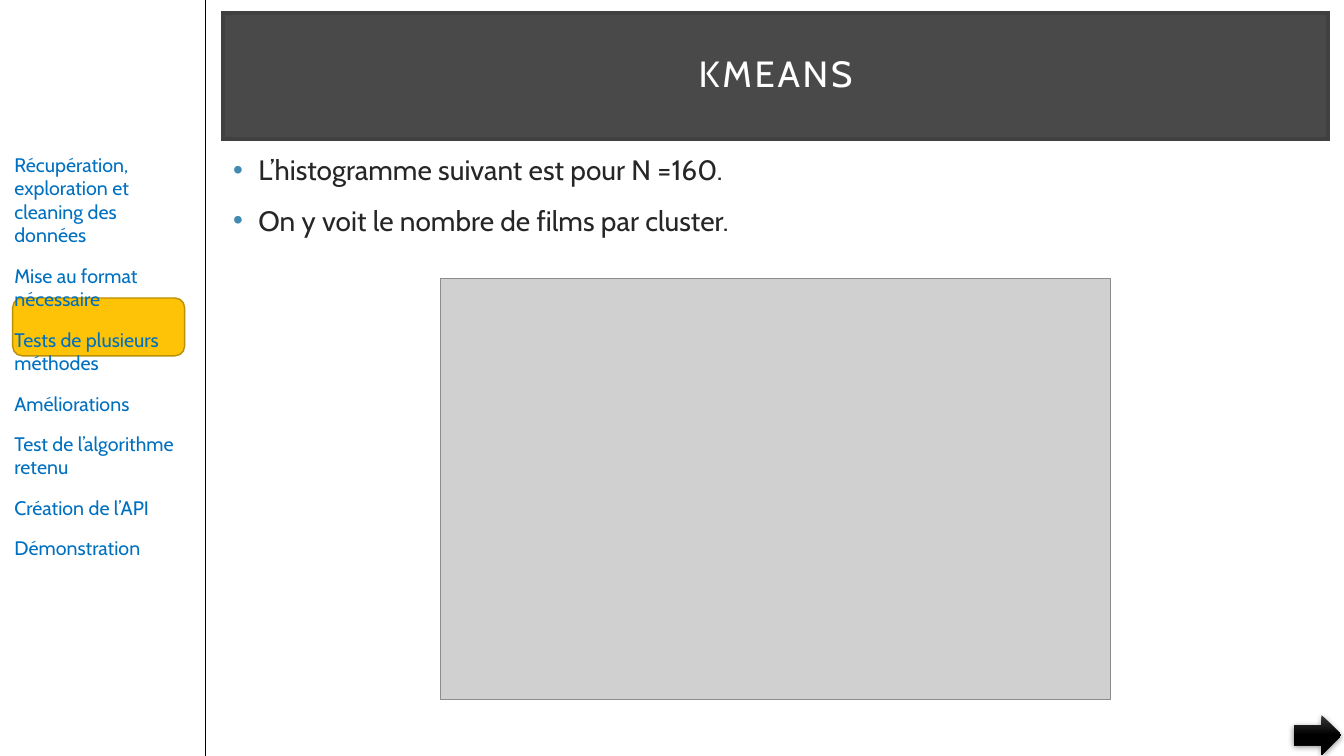
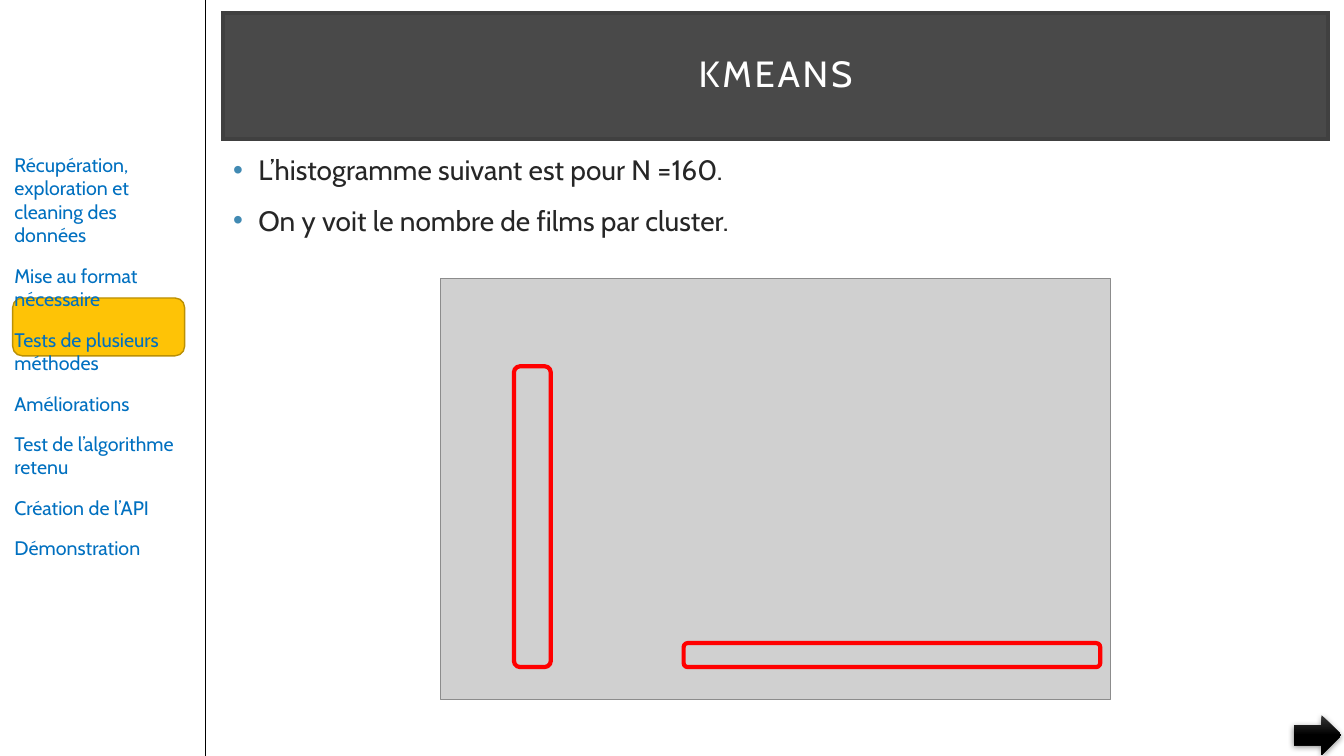
Before and after one commit to pfroide/python, a slide deck: slide 18 of Projet_3/p3.pptx (slide 17 before the commit). Drawn at 1344x756 pixels with LibreOffice and Linux fonts; fonts in the diff are those of the drawing; grey boxes stand for pictures. Boxes give left, top, right and bottom in pixels: in the first picture for what was removed or moved away, otherwise in the second. Text is boxed around its words. In the diff, an @@ line names an element or a change of style, - is before the commit and + after.

```diff
--- a/Projet_3/p3.pptx
+++ b/Projet_3/p3.pptx
@@ rounded rectangle added at (514, 366, 552, 666), outline #FF0000 3 pt @@
@@ rounded rectangle added at (684, 643, 1100, 667), outline #FF0000 3 pt @@
```
Also in this commit, not shown: 13 other slides changed, 1 slide added.
